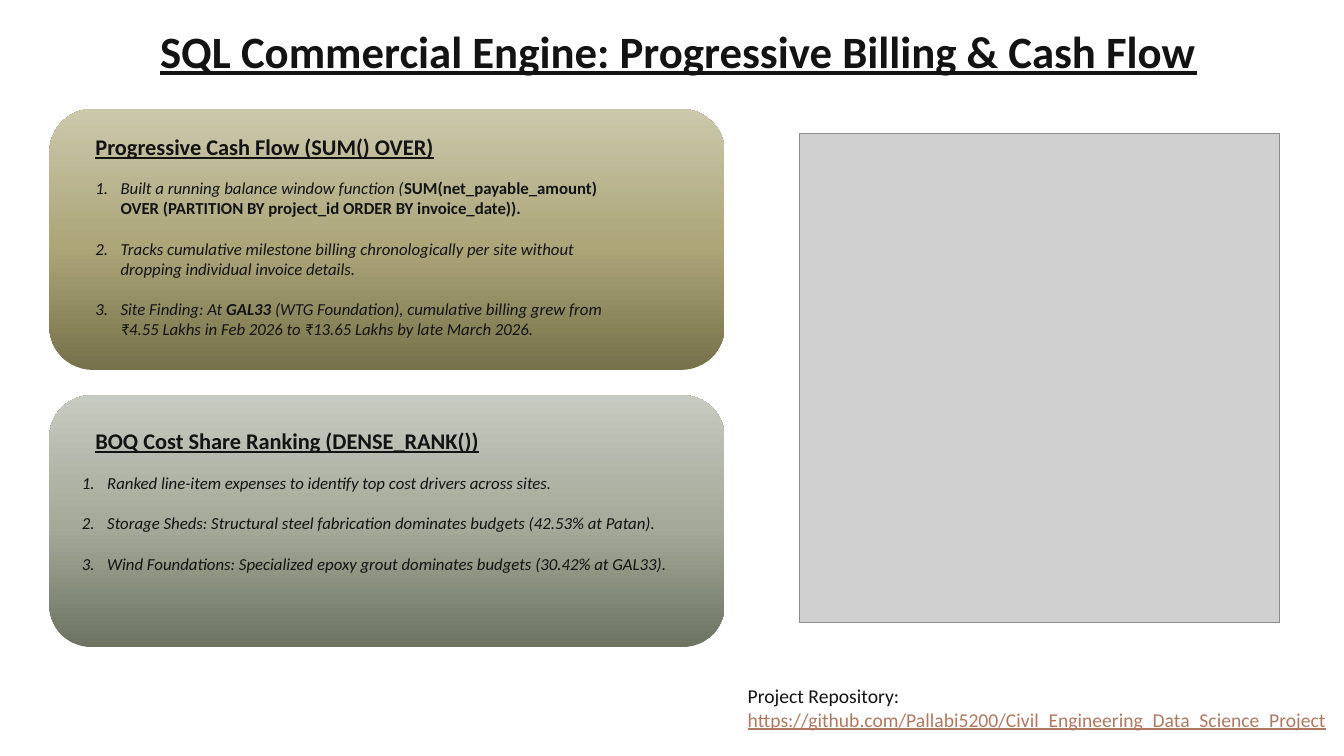
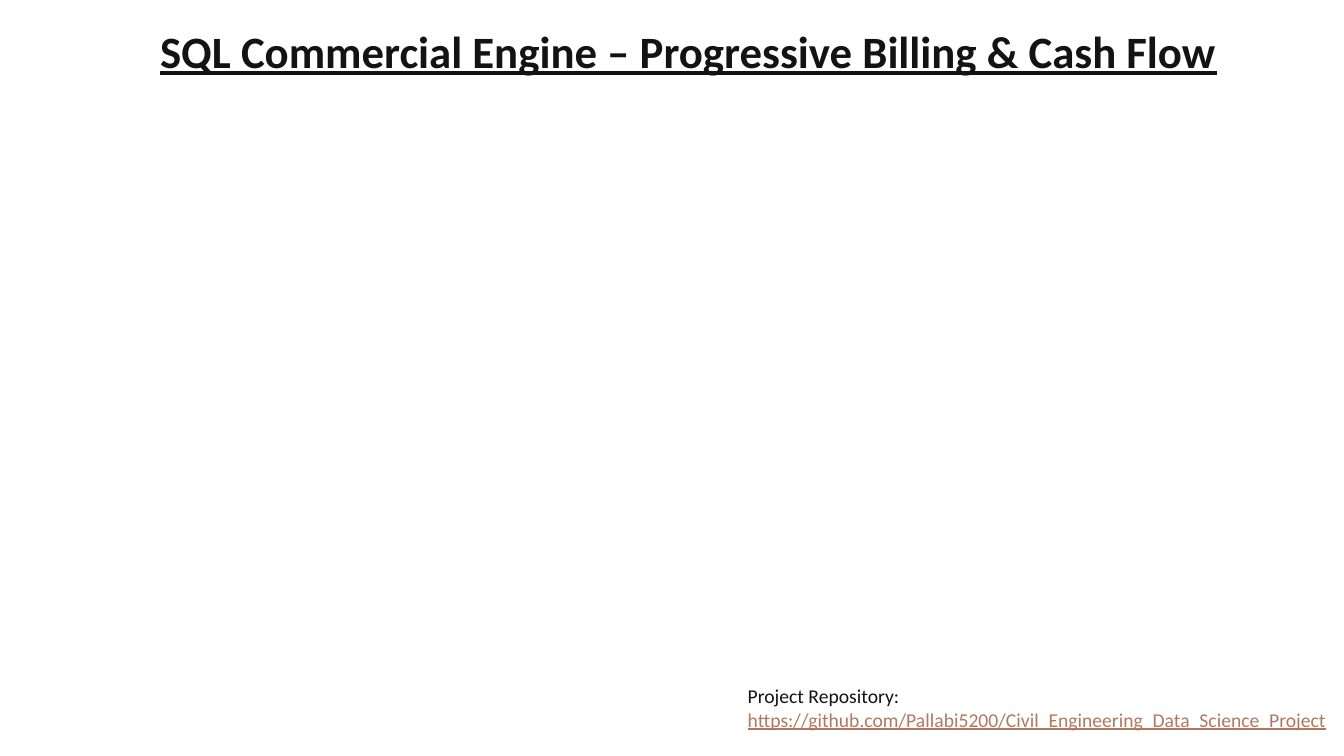
Before and after one commit to Pallabi5200/Civil_Engineering_Data_Science_Project, a slide deck: slide 6 of PRESENTATION/Civil_Project.pptx. Drawn at 1344x756 pixels with LibreOffice and Linux fonts; fonts in the diff are those of the drawing; grey boxes stand for pictures. Boxes give left, top, right and bottom in pixels: in the first picture for what was removed or moved away, otherwise in the second. Text is boxed around its words. In the diff, an @@ line names an element or a change of style, - is before the commit and + after.

```diff
--- a/PRESENTATION/Civil_Project.pptx
+++ b/PRESENTATION/Civil_Project.pptx
@@ text at bbox=[160, 36, 1215, 76]: text changed @@
-SQL Commercial Engine: Progressive Billing & Cash Flow
+SQL Commercial Engine – Progressive Billing & Cash Flow
@@ rounded rectangle removed at bbox=[49, 109, 725, 370] @@
@@ text removed at bbox=[95, 138, 433, 159] @@
-Progressive Cash Flow (SUM() OVER)
@@ picture removed at bbox=[800, 134, 1279, 623] @@
@@ text removed at bbox=[121, 182, 602, 338] @@
-1. Built a running balance window function (SUM(net_payable_amount) OVER (PARTITION BY project_id ORDER BY invoice_date)).
-2. Tracks cumulative milestone billing chronologically per site without dropping individual invoice details.
-3. Site Finding: At GAL33 (WTG Foundation), cumulative billing grew from ₹4.55 Lakhs in Feb 2026 to ₹13.65 Lakhs by late March 2026.
@@ rounded rectangle removed at bbox=[49, 395, 725, 647] @@
@@ text removed at bbox=[95, 432, 478, 453] @@
-BOQ Cost Share Ranking (DENSE_RANK())
@@ text removed at bbox=[107, 477, 666, 573] @@
-1. Ranked line-item expenses to identify top cost drivers across sites.
-2. Storage Sheds: Structural steel fabrication dominates budgets (42.53% at Patan).
-3. Wind Foundations: Specialized epoxy grout dominates budgets (30.42% at GAL33).
```
Also in this commit, not shown: 5 other files.
